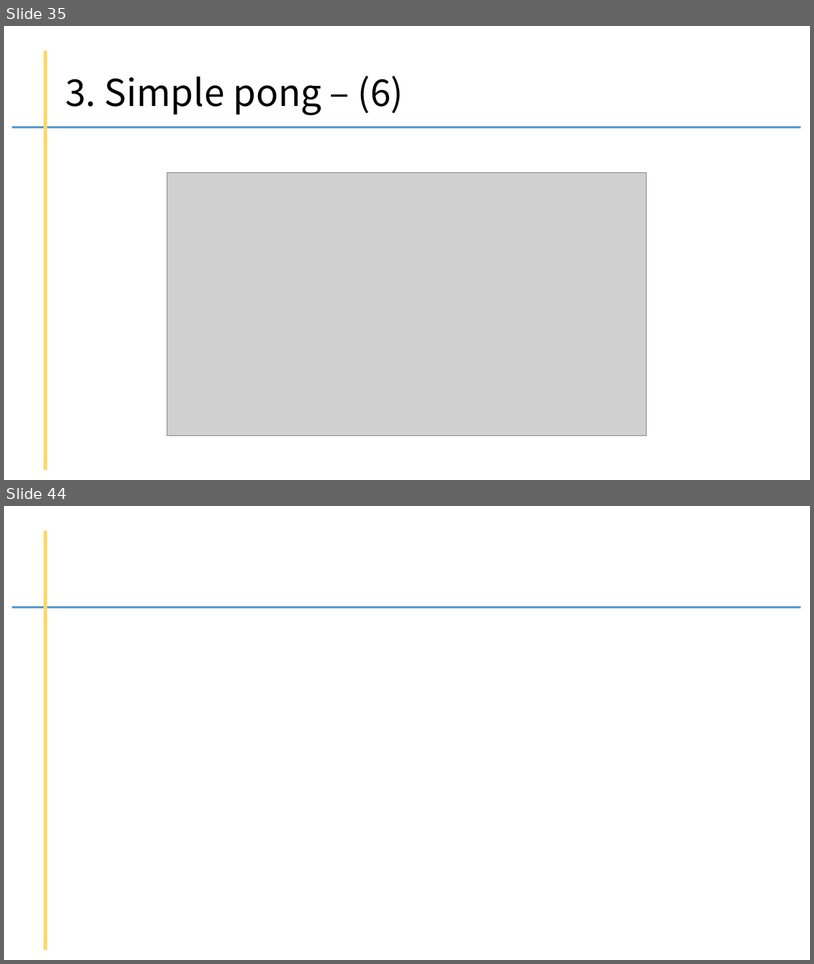
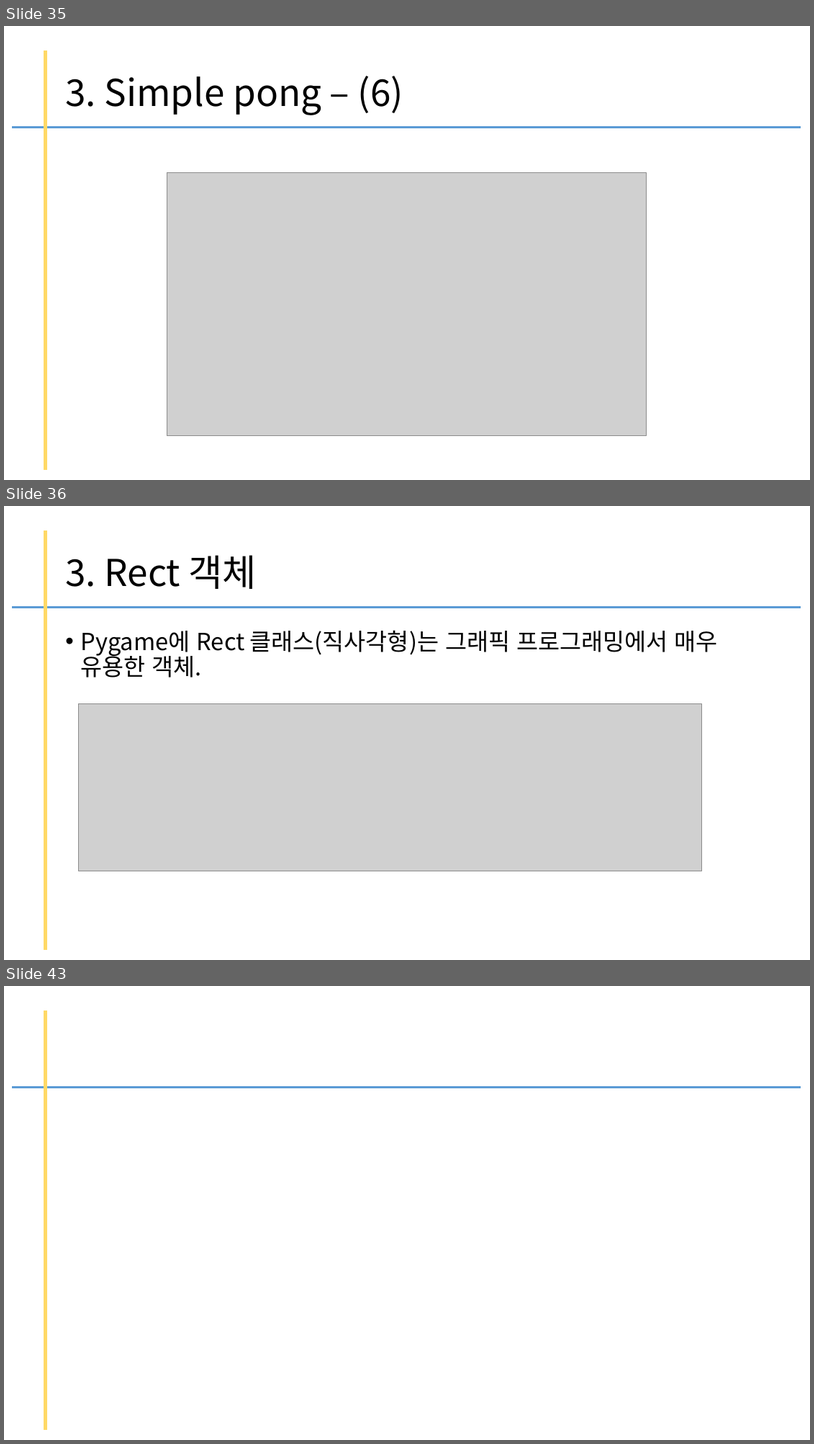
Before and after one commit to kig2929kig/ui, a slide deck: pygame.pptx. Shown one above the other, each under a label of ours: slides 35 and 44 before the commit, slides 35, 36 and 43 after it; the slides between them are not shown. The pictures are 814x964 and 814x1444 pixels, drawn with LibreOffice and Linux fonts; fonts in the diff are those of the drawing; grey boxes stand for pictures. Boxes give left, top, right and bottom in pixels: in the first picture for what was removed or moved away, otherwise in the second. Text is boxed around its words. In the diff, an @@ line names an element or a change of style, - is before the commit and + after.

```diff
--- a/pygame.pptx
+++ b/pygame.pptx
@@ slide 36 added at [4,506,810,960], background #FFFFFF @@
@@ line added from (45, 530) to (45, 950), #FFD966 4.5 pt @@
@@ title added at [65,555,257,589], 44 pt, text #000000 @@
+3. Rect 객체
@@ line added from (13, 607) to (801, 607), #5B9BD5 3 pt @@
@@ text added at [80,630,718,677], 28 pt, text #000000 @@
+• Pygame에 Rect 클래스(직사각형)는 그래픽 프로그래밍에서 매우 유용한 객체.
@@ picture added at [78,703,702,871] @@
@@ what was slide 44 is now slide 43 @@
```
Also in this commit, not shown: 6 other slides added, 8 slides removed.
